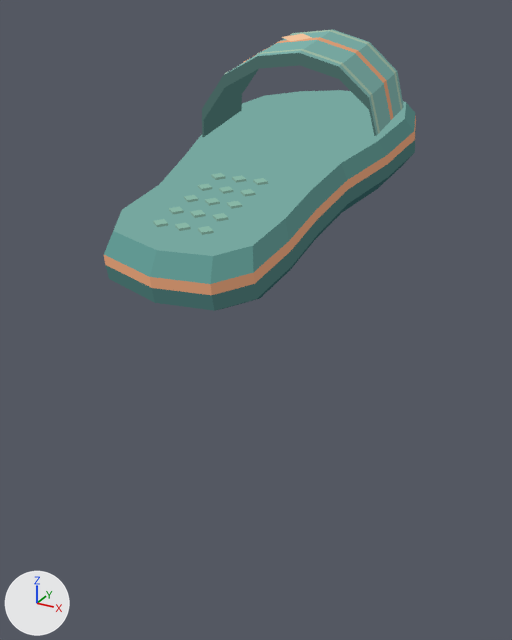
One commit to the Blender file blender/weapons/slipper.blend: the scene before it, then after it.
The view is the same before and after, from a 50 mm lens placed at (0.205, -0.32, 0.11), pointed at (0.025, 0.006, -0.053). The axes (+X, +Y, +Z) are drawn at lower left. The lights are the same throughout. The older version comes first.

The first picture shows 'Slipper grip, rubber sole and arch strap'.
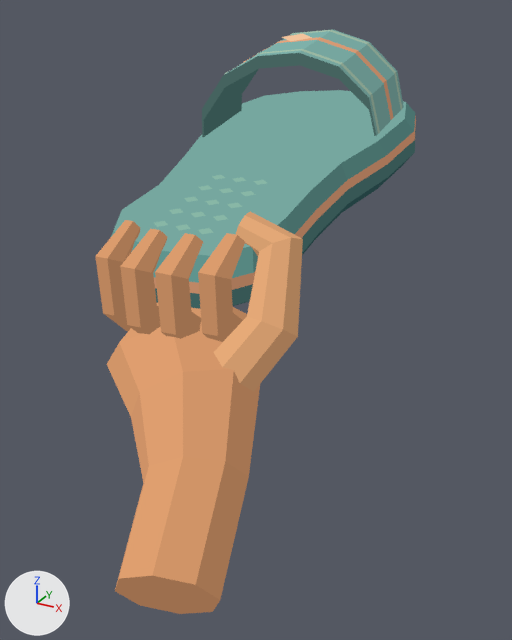
Where the newer file only moved an object's origin or applied its transform, the numbers keep the older frame.

The edits, one by one:
me_slipper_grip__rubber_sole_and_arch_strap is used by ob_slipper_grip__rubber_sole_and_arch_strap; location (0.0, 0.0, 0.0).
me_slipper_grip__rubber_sole_and_arch_strap had 654 vertices, 326 faces and spanned x -0.074..0.066, y -0.056..0.203, z -0.03..0.098.
me_slipper_grip__rubber_sole_and_arch_strap now has 714 vertices, 355 faces and spans x -0.074..0.094, y -0.162..0.203, z -0.115..0.098.
me_slipper_grip__rubber_sole_and_arch_strap part 1: a new loose piece of 40 vertices spanning x -0.023..0.094, y -0.162..-0.021, z -0.115..-0.029, in mat_slipper_grip__rubber_sole_and_arch_strap_baked_palette.
me_slipper_grip__rubber_sole_and_arch_strap part 2: a new loose piece of 32 vertices spanning x 0.032..0.078, y -0.073..-0.018, z -0.059..0.019, in mat_slipper_grip__rubber_sole_and_arch_strap_baked_palette.
me_slipper_grip__rubber_sole_and_arch_strap part 3: a new loose piece of 24 vertices spanning x 0.029..0.05, y -0.064..-0.029, z -0.054..0.012, in mat_slipper_grip__rubber_sole_and_arch_strap_baked_palette.
me_slipper_grip__rubber_sole_and_arch_strap part 4: a new loose piece of 24 vertices spanning x 0.009..0.03, y -0.069..-0.035, z -0.055..0.011, in mat_slipper_grip__rubber_sole_and_arch_strap_baked_palette.
me_slipper_grip__rubber_sole_and_arch_strap part 5: a new loose piece of 24 vertices spanning x -0.01..0.009, y -0.07..-0.036, z -0.055..0.011, in mat_slipper_grip__rubber_sole_and_arch_strap_baked_palette.
me_slipper_grip__rubber_sole_and_arch_strap part 6: a new loose piece of 24 vertices spanning x -0.028..-0.011, y -0.067..-0.032, z -0.054..0.012, in mat_slipper_grip__rubber_sole_and_arch_strap_baked_palette.
Part 7, on me_slipper_grip__rubber_sole_and_arch_strap:
90 vertices are removed from x -0.019..0.019, y -0.03..0.035, z 0.006..0.022.
90 faces are deleted.
9 vertices are added at x -0.019..0.014, y -0.03..-0.008, z 0.006..0.011.
9 new vertices lie (0.005, -0.003, 0.0) away from vertices in x -0.019..0.014, y -0.023..0.021, z 0.007..0.017.
6 new vertices lie (-0.005, -0.003, 0.0) away from vertices in x -0.014..0.014, y -0.023..0.021, z 0.007..0.017.
6 new vertices lie (0.005, 0.003, 0.001) away from vertices in x -0.019..0.014, y -0.015..0.003, z 0.009..0.013.
15 new faces join them.
me_slipper_grip__rubber_sole_and_arch_strap part 8: 3 kept faces spanning x -0.019..0.019, y 0.029..0.036, z 0.019..0.021 get new vertex colours; the middle colour goes from greyish green #638478 to greyish green #88b7a6.
Other edits to the shape of me_slipper_grip__rubber_sole_and_arch_strap do not show in these pictures.

Where the change shows, as pixel boxes (x1, y1, x2, y2) in the pictures (512 x 640 px):
'Slipper grip, rubber sole and arch strap', reshaped (107% taller): before (104, 30, 416, 311); after (95, 30, 416, 614)
part 1 of me_slipper_grip__rubber_sole_and_arch_strap, added: after (107, 303, 260, 614)
part 2 of me_slipper_grip__rubber_sole_and_arch_strap, added: after (214, 211, 303, 391)
part 3 of me_slipper_grip__rubber_sole_and_arch_strap, added: after (198, 233, 245, 342)
part 4 of me_slipper_grip__rubber_sole_and_arch_strap, added: after (155, 233, 203, 339)
part 5 of me_slipper_grip__rubber_sole_and_arch_strap, added: after (120, 229, 167, 335)
part 6 of me_slipper_grip__rubber_sole_and_arch_strap, added: after (95, 220, 140, 332)
part 7 of me_slipper_grip__rubber_sole_and_arch_strap, cut back: before (153, 173, 268, 235); after (154, 185, 256, 234)
part 8 of me_slipper_grip__rubber_sole_and_arch_strap, recoloured: after (212, 175, 267, 185)
